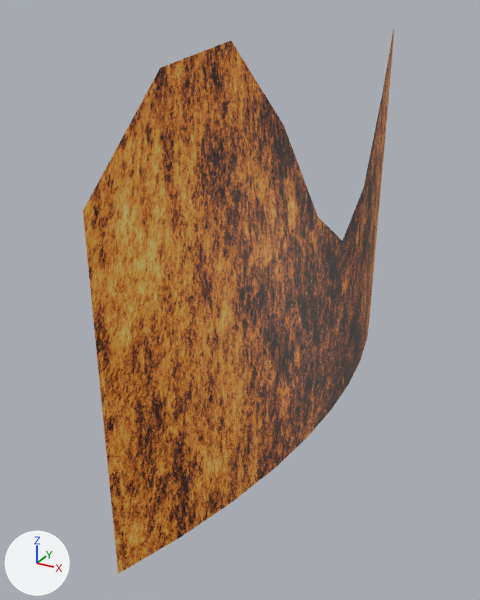
Renders of the FBX model assets/Phase3/VFX/HO_VFX_FireRing_Segment.fbx from each side of a commit.
Both versions are drawn from a camera (50 mm lens) standing at (12.72, -7.64, 5.19) and looking at (8.93, -0.74, 1.74). Arrows for +X, +Y and +Z are at lower left; the lights stay in place. The picture after the commit comes second. Where no turn or scale is listed for an object, it has been applied to the vertices.

Names of what the first picture shows: 'HO_VFX_FireRing_Segment'.
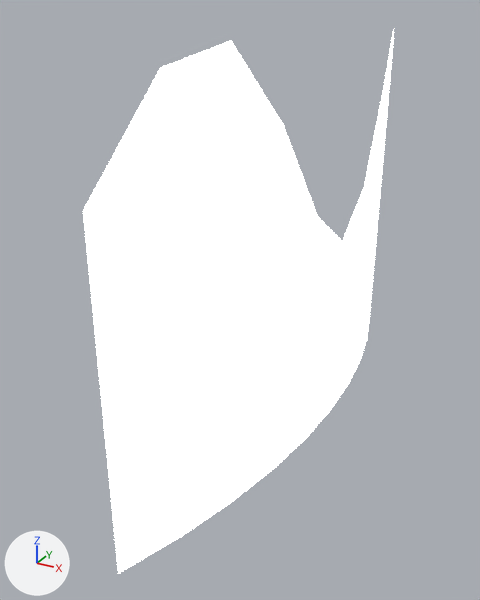
Diff of the bpy script that builds the scene:
```diff
--- a/assets/Phase3/VFX/HO_VFX_FireRing_Segment.fbx.py
+++ b/assets/Phase3/VFX/HO_VFX_FireRing_Segment.fbx.py
@@ mat_ho_m_vfx_fire @@
 mat_ho_m_vfx_fire = bpy.data.materials.new('HO_M_VFX_Fire')
-# nodes: BsdfPrincipled, NormalMap, OutputMaterial, TexImage x3
-# uses the picture img_ho_t_vfx_fire_color_png
+# nodes: BsdfPrincipled, NormalMap, OutputMaterial, TexImage x2
+# colours: black #000000
 # uses the picture img_ho_t_vfx_fire_metalness_png
```

Where the change shows, as pixel boxes (x1, y1, x2, y2) in the pictures (480 x 600 px):
'HO_VFX_FireRing_Segment', surface changed (brown to white): (83, 29, 394, 574) in both
